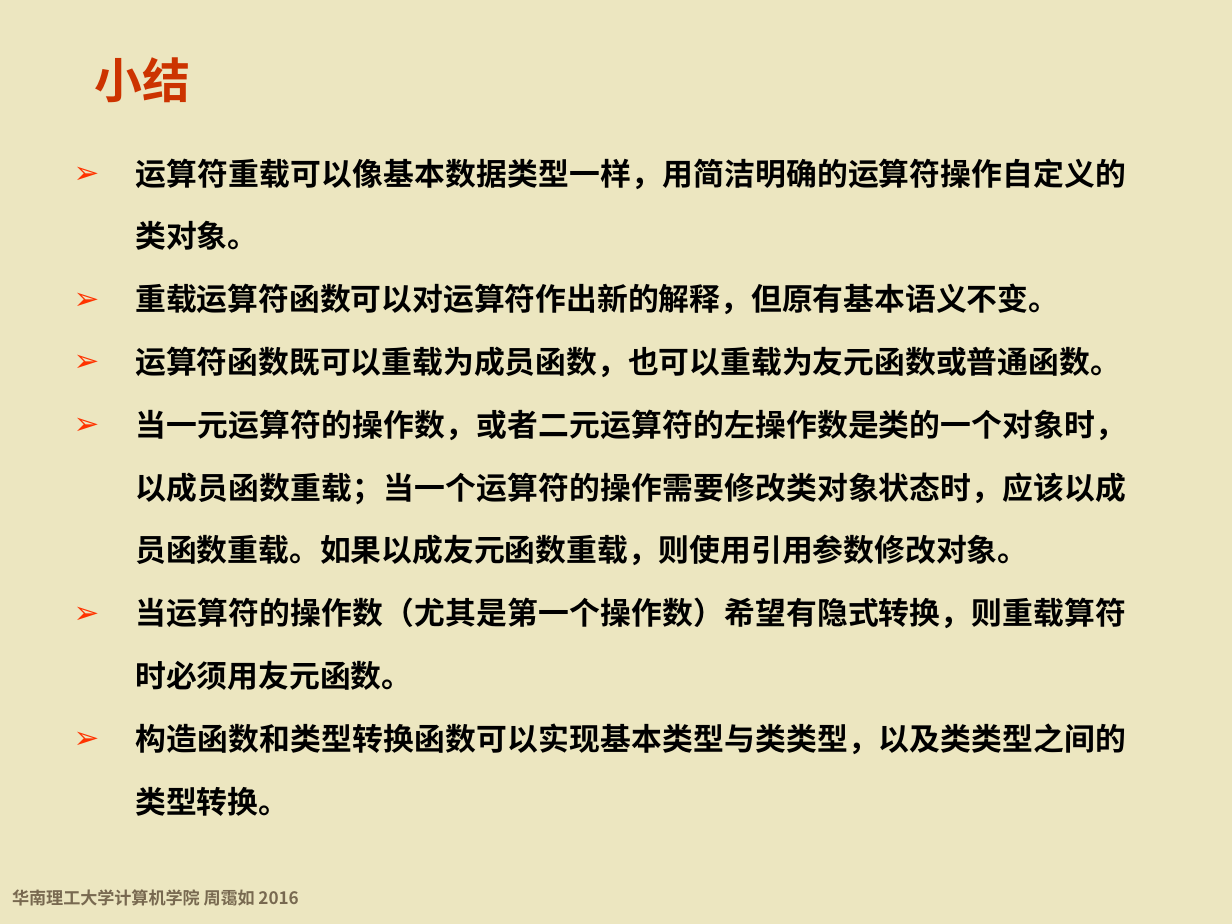
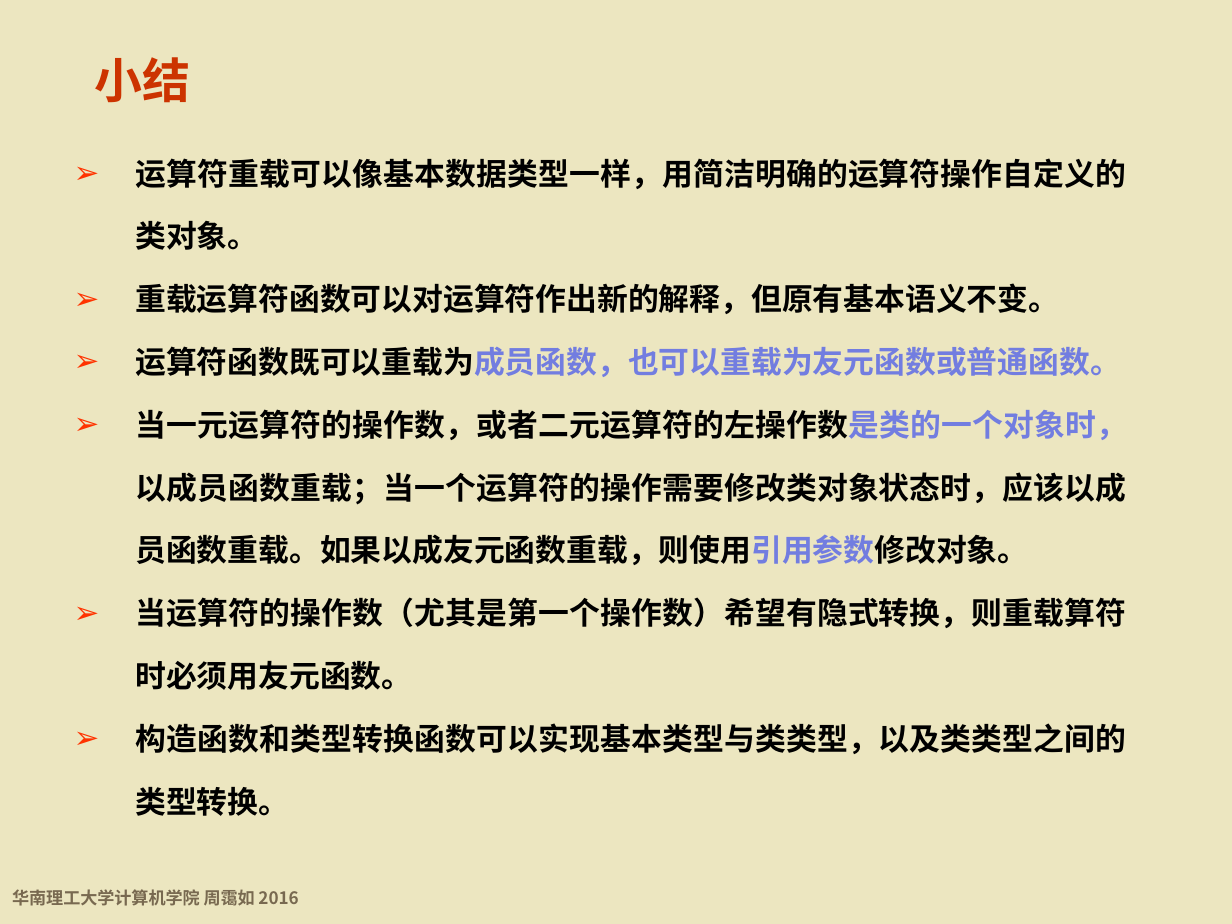
Before and after one commit to wwuhn/wwuhn.github.io, a slide deck: slide 155 of bookspcClassic/C++程序设计基础（第5版）周霭如/7-运算符重载.pptx. Drawn at 1232x924 pixels with LibreOffice and Linux fonts; fonts in the diff are those of the drawing; background and template pictures are left out. Boxes give left, top, right and bottom in pixels: in the first picture for what was removed or moved away, otherwise in the second. Text is boxed around its words. In the diff, an @@ line names an element or a change of style, - is before the commit and + after.

```diff
--- a/bookspcClassic/C++程序设计基础（第5版）周霭如/7-运算符重载.pptx
+++ b/bookspcClassic/C++程序设计基础（第5版）周霭如/7-运算符重载.pptx
@@ text at box(135, 346, 1127, 565): text colour #000000 to #727DE0 in "运算符函数既可以重载为成员函数，也可以重载为友元函数或普通函数。", "当一元运算符的操作数，或者二元运算符的左操作数是类的一个对象时，以成员函数重载；当一个运算符的操作需要修改类对象状态时， ..." @@
```
Also in this commit, not shown: 12 other slides changed.
